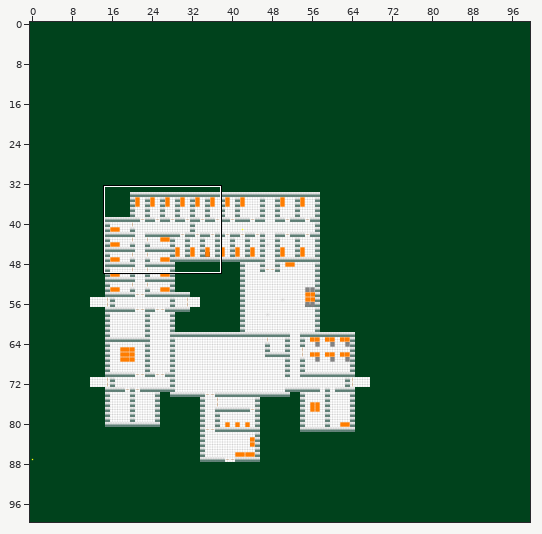
An edit to a level. Tiled map, ALPHA TEX/world2beta2.tmx. The first picture is a wide view before the edit; the outline marks the close-up.
Close-up. Earlier state:
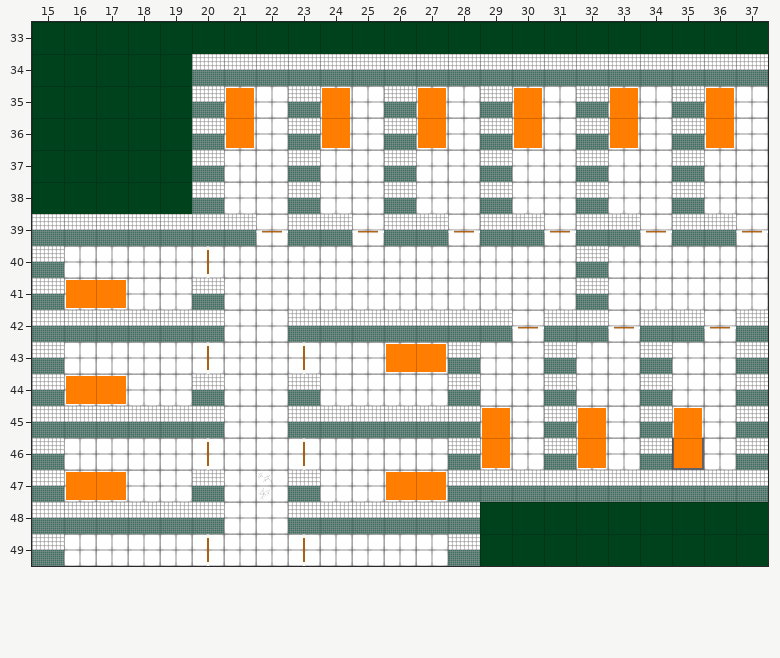
Cells are 64x64 px. Shown: x 15..37, y 33..49. The commit also changed other parts of the map, which this record leaves out.
New version:
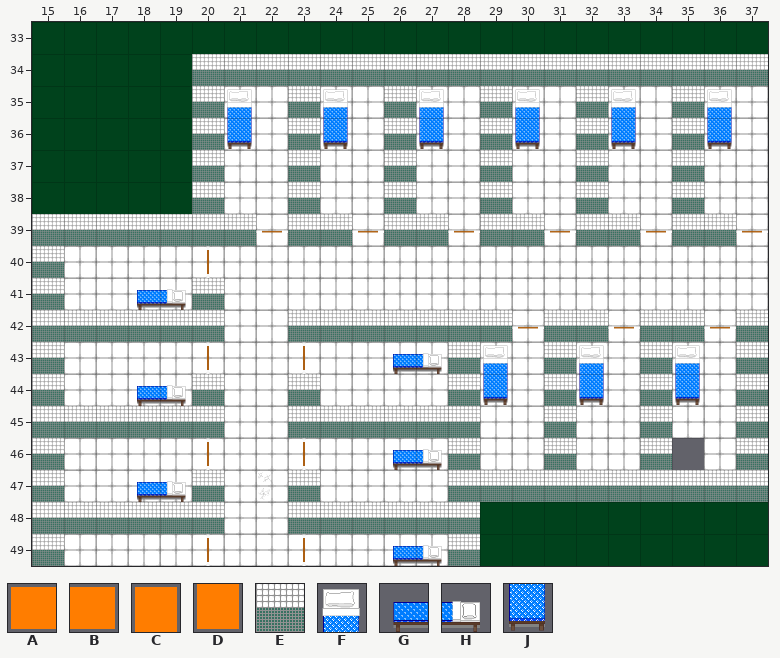
Key: from "alpha_sprite_sheet": A 2, B 3, C 4, D 12; from "floor_wall_sheet": E 5; from "furniture_sheet": F 0, G 1, H 2, J 4.
_ is an empty cell.
The edit:
{"where": "layer \"väggar\""}
{"y":40,"x":32,"old":"E","new":"_"}
{"y":41,"x":32,"old":"E","new":"_"}
{"where": "layer \"Statiska objekt\""}
{"y":35,"x":21,"old":"C","new":"F"}
{"y":35,"x":24,"old":"C","new":"F"}
{"y":35,"x":27,"old":"C","new":"F"}
{"y":35,"x":30,"old":"C","new":"F"}
{"y":35,"x":33,"old":"C","new":"F"}
{"y":35,"x":36,"old":"C","new":"F"}
{"y":36,"x":21,"old":"D","new":"J"}
{"y":36,"x":24,"old":"D","new":"J"}
{"y":36,"x":27,"old":"D","new":"J"}
{"y":36,"x":30,"old":"D","new":"J"}
{"y":36,"x":33,"old":"D","new":"J"}
{"y":36,"x":36,"old":"D","new":"J"}
{"y":41,"x":16,"old":"AB__","new":"__GH"}
{"y":43,"x":26,"old":"AB","new":"GH"}
{"y":43,"x":29,"old":"_","new":"F"}
{"y":43,"x":32,"old":"_","new":"F"}
{"y":43,"x":35,"old":"_","new":"F"}
{"y":44,"x":16,"old":"AB__","new":"__GH"}
{"y":44,"x":29,"old":"_","new":"J"}
{"y":44,"x":32,"old":"_","new":"J"}
{"y":44,"x":35,"old":"_","new":"J"}
{"y":45,"x":29,"old":"C","new":"_"}
{"y":45,"x":32,"old":"C","new":"_"}
{"y":45,"x":35,"old":"C","new":"_"}
{"y":46,"x":26,"old":"__","new":"GH"}
{"y":46,"x":29,"old":"D","new":"_"}
{"y":46,"x":32,"old":"D","new":"_"}
{"y":46,"x":35,"old":"D","new":"_"}
{"y":47,"x":16,"old":"AB__","new":"__GH"}
{"y":47,"x":26,"old":"AB","new":"__"}
{"y":49,"x":26,"old":"__","new":"GH"}
